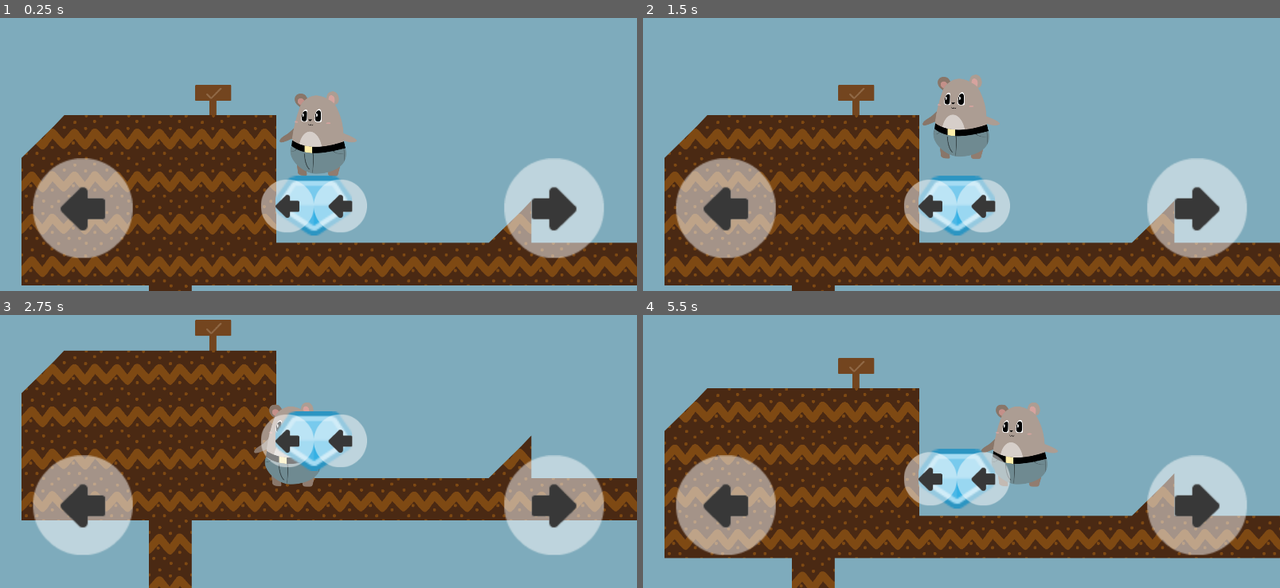
Above: before the commit, frames 1-4 (two rows, left to right).
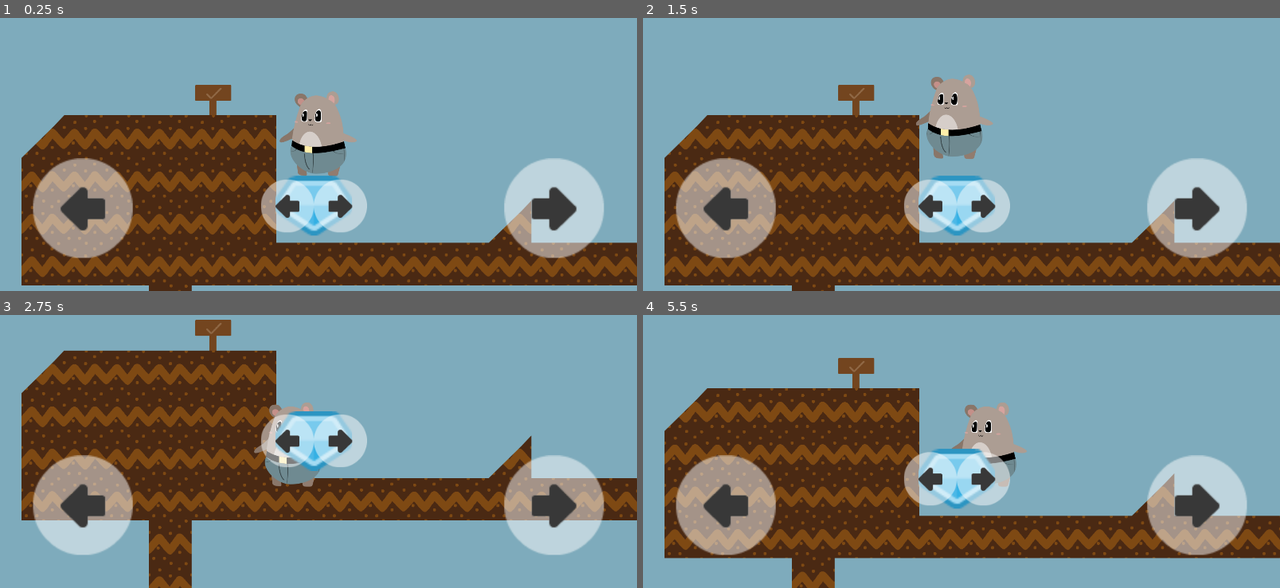
Above: after the commit, the same moments.

Repository: arnaudcoj/buttbutt_adventures
Game: Godot game, scene res://levels/Level1.tscn
Same seed, same stepped clock (60 frames per second), same inputs: the game is played once before the commit and once after it.
Inputs (mouse positions are in pixels of both pictures, inside the frame that each line leads up to):
- Up to frame 1 (0.25 s): no input
- Up to frame 2 (1.5 s): move the mouse to (1101, 94) at 0.52 s; hold Space (ui_select) 0.53-1.28 s; hold Right (right_action) from 0.53 s (still down); click (1101, 94) at 0.67 s; move the mouse to (834, 129) at 1.27 s; tap Space (ui_select) at 1.35 s; click (834, 129) at 1.42 s
- Up to frame 3 (2.75 s): tap Space (ui_select) at 1.52, 1.82 s; move the mouse to (382, 331) at 2.02 s; release Right (right_action) at 2.03 s; hold Left (left_action) from 2.03 s (still down); hold Space (ui_select) from 2.03 s (still down); click (382, 331) at 2.17 s
- Up to frame 4 (5.5 s): move the mouse to (929, 481) at 2.77 s; release Left (left_action) at 2.78 s; release Space (ui_select) at 2.78 s; hold Right (right_action) 2.78-4.28 s; tap Space (ui_select) at 2.85, 3.02, 3.32, 4.35, 4.52, 4.82 s; click (929, 481) at 2.92 s; move the mouse to (1152, 462) at 3.52 s; hold Space (ui_select) 3.53-4.28 s; click (1152, 462) at 3.67 s; move the mouse to (770, 355) at 4.27 s; hold Left (left_action) 4.28-5.03 s; click (770, 355) at 4.42 s; move the mouse to (993, 407) at 5.02 s; hold Right (right_action) from 5.03 s (still down); hold Space (ui_select) from 5.03 s (still down); click (993, 407) at 5.17 s

The runs differ from the first frame. In frame 1, less than 0.1% of the frame differs, in the area x 51-56%, y 65-73%; in frame 2, 1.4%; in frame 3, less than 0.1%; in frame 4, 2.6%, in the area x 48-66%, y 32-65%.
Error before the commit: Parse Error: Invalid export type. Only built-in and native resource types can be exported. (res://GUI/ControlCanvas/ControlButton.gd:5)

Commit message:
story #21 use godot theme resource files to store control sprites

Diff:
--- a/sources/GUI/ControlCanvas/ControlButton.gd
+++ b/sources/GUI/ControlCanvas/ControlButton.gd
@@ -2,7 +2,7 @@
 
 export var action := "ui_select"
 
-export var sprites = {"walk_left": Object(), "walk_right": Object(), "jump": Object()}
+export (Theme) var controls_theme
 
 var touch_id = null
 
@@ -26,4 +26,5 @@
 		Input.action_release(action)
 
 func update_control_icon(new_action):
-	$Control/TextureRect.texture = sprites[new_action]
+	$Control/TextureRect.texture = controls_theme.get_icon(new_action, "controls")
+	#$Control/TextureRect.texture = sprites[new_action]
--- a/sources/GUI/ControlCanvas/ControlButton.tscn
+++ b/sources/GUI/ControlCanvas/ControlButton.tscn
@@ -1,26 +1,10 @@
-[gd_scene load_steps=5 format=2]
+[gd_scene load_steps=2 format=2]
 
 [ext_resource path="res://GUI/ControlCanvas/ControlButton.gd" type="Script" id=1]
-[ext_resource path="res://GUI/sprites/debug/transparentLight/transparentLight22.png" type="Texture" id=2]
-[ext_resource path="res://GUI/sprites/debug/transparentLight/transparentLight23.png" type="Texture" id=3]
-[ext_resource path="res://GUI/sprites/debug/transparentLight/transparentLight43_jump.png" type="Texture" id=4]
 
 [node name="ControlButton" type="Control"]
 self_modulate = Color( 1, 1, 1, 0.0588235 )
-anchor_left = 0.0
-anchor_top = 0.0
 anchor_right = 1.0
 anchor_bottom = 1.0
-rect_pivot_offset = Vector2( 0, 0 )
-rect_clip_content = false
 mouse_filter = 2
-mouse_default_cursor_shape = 0
-size_flags_horizontal = 1
-size_flags_vertical = 1
 script = ExtResource( 1 )
-action = "ui_select"
-sprites = {
-"jump": ExtResource( 4 ),
-"walk_left": ExtResource( 2 ),
-"walk_right": ExtResource( 3 )
-}
--- a/sources/GUI/ControlCanvas/ControlCanvas.gd
+++ b/sources/GUI/ControlCanvas/ControlCanvas.gd
@@ -1,5 +1,13 @@
 extends Control
 
+export (Theme) var controls_theme
+
 func update_controls_icons(left_action, right_action):
+	assert(controls_theme != null)
+	if $LeftControlButton.controls_theme == null:
+		$LeftControlButton.controls_theme = controls_theme
+	if $RightControlButton.controls_theme == null:
+		$RightControlButton.controls_theme = controls_theme
+
 	$LeftControlButton.update_control_icon(left_action)
 	$RightControlButton.update_control_icon(right_action)
--- a/sources/GUI/ControlCanvas/ControlCanvas.tscn
+++ b/sources/GUI/ControlCanvas/ControlCanvas.tscn
@@ -1,35 +1,16 @@
-[gd_scene load_steps=7 format=2]
+[gd_scene load_steps=5 format=2]
 
 [ext_resource path="res://GUI/ControlCanvas/ControlCanvas.gd" type="Script" id=1]
-[ext_resource path="res://GUI/ControlCanvas/LeftControlButton.tscn" type="PackedScene" id=2]
-[ext_resource path="res://GUI/sprites/debug/transparentLight/transparentLight22.png" type="Texture" id=3]
-[ext_resource path="res://GUI/sprites/debug/transparentLight/transparentLight23.png" type="Texture" id=4]
-[ext_resource path="res://GUI/sprites/debug/transparentLight/transparentLight43_jump.png" type="Texture" id=5]
-[ext_resource path="res://GUI/ControlCanvas/RightControlButton.tscn" type="PackedScene" id=6]
+[ext_resource path="res://GUI/sprites/TransparentLightTheme.tres" type="Theme" id=2]
+[ext_resource path="res://GUI/ControlCanvas/LeftControlButton.tscn" type="PackedScene" id=3]
+[ext_resource path="res://GUI/ControlCanvas/RightControlButton.tscn" type="PackedScene" id=4]
 
 [node name="ControlCanvas" type="Control"]
-anchor_left = 0.0
-anchor_top = 0.0
 anchor_right = 1.0
 anchor_bottom = 1.0
-rect_pivot_offset = Vector2( 0, 0 )
-rect_clip_content = false
-mouse_filter = 0
-mouse_default_cursor_shape = 0
-size_flags_horizontal = 1
-size_flags_vertical = 1
 script = ExtResource( 1 )
+controls_theme = ExtResource( 2 )
 
-[node name="LeftControlButton" parent="." instance=ExtResource( 2 )]
-sprites = {
-"jump": ExtResource( 5 ),
-"walk_left": ExtResource( 3 ),
-"walk_right": ExtResource( 4 )
-}
+[node name="LeftControlButton" parent="." instance=ExtResource( 3 )]
 
-[node name="RightControlButton" parent="." instance=ExtResource( 6 )]
-sprites = {
-"jump": ExtResource( 5 ),
-"walk_left": ExtResource( 3 ),
-"walk_right": ExtResource( 4 )
-}
+[node name="RightControlButton" parent="." instance=ExtResource( 4 )]
--- a/sources/GUI/ControlCanvas/LeftControlButton.tscn
+++ b/sources/GUI/ControlCanvas/LeftControlButton.tscn
@@ -1,45 +1,22 @@
-[gd_scene load_steps=5 format=2]
+[gd_scene load_steps=3 format=2]
 
 [ext_resource path="res://GUI/ControlCanvas/ControlButton.tscn" type="PackedScene" id=1]
-[ext_resource path="res://GUI/sprites/debug/transparentLight/transparentLight22.png" type="Texture" id=2]
-[ext_resource path="res://GUI/sprites/debug/transparentLight/transparentLight23.png" type="Texture" id=3]
-[ext_resource path="res://GUI/sprites/debug/transparentLight/transparentLight43_jump.png" type="Texture" id=4]
+[ext_resource path="res://GUI/sprites/debug/transparentLight/transparentLight05.png" type="Texture" id=2]
 
 [node name="LeftControlButton" instance=ExtResource( 1 )]
 anchor_right = 0.5
 action = "left_action"
-sprites = {
-"jump": ExtResource( 4 ),
-"walk_left": ExtResource( 2 ),
-"walk_right": ExtResource( 3 )
-}
 
 [node name="Control" type="Control" parent="." index="0"]
-anchor_left = 0.0
 anchor_top = 1.0
-anchor_right = 0.0
 anchor_bottom = 1.0
 margin_left = 100.0
 margin_top = -400.0
 margin_right = 400.0
 margin_bottom = -100.0
-rect_pivot_offset = Vector2( 0, 0 )
-rect_clip_content = false
-mouse_filter = 0
-mouse_default_cursor_shape = 0
-size_flags_horizontal = 1
-size_flags_vertical = 1
 
 [node name="TextureRect" type="TextureRect" parent="Control" index="0"]
-anchor_left = 0.0
-anchor_top = 0.0
 anchor_right = 1.0
 anchor_bottom = 1.0
-rect_pivot_offset = Vector2( 0, 0 )
-rect_clip_content = false
-mouse_filter = 1
-mouse_default_cursor_shape = 0
-size_flags_horizontal = 1
-size_flags_vertical = 1
 texture = ExtResource( 2 )
 stretch_mode = 6
--- a/sources/GUI/ControlCanvas/RightControlButton.tscn
+++ b/sources/GUI/ControlCanvas/RightControlButton.tscn
@@ -1,18 +1,12 @@
-[gd_scene load_steps=5 format=2]
+[gd_scene load_steps=4 format=2]
 
 [ext_resource path="res://GUI/ControlCanvas/ControlButton.tscn" type="PackedScene" id=1]
-[ext_resource path="res://GUI/sprites/debug/transparentLight/transparentLight22.png" type="Texture" id=2]
-[ext_resource path="res://GUI/sprites/debug/transparentLight/transparentLight23.png" type="Texture" id=3]
-[ext_resource path="res://GUI/sprites/debug/transparentLight/transparentLight43_jump.png" type="Texture" id=4]
+[ext_resource path="res://GUI/sprites/TransparentLightTheme.tres" type="Theme" id=2]
+[ext_resource path="res://GUI/sprites/debug/transparentLight/transparentLight05.png" type="Texture" id=3]
 
 [node name="ControlButton" instance=ExtResource( 1 )]
 anchor_left = 0.5
 action = "right_action"
-sprites = {
-"jump": ExtResource( 4 ),
-"walk_left": ExtResource( 2 ),
-"walk_right": ExtResource( 3 )
-}
 
 [node name="Control" type="Control" parent="." index="0"]
 anchor_left = 1.0
@@ -23,23 +17,10 @@
 margin_top = -400.0
 margin_right = -100.0
 margin_bottom = -100.0
-rect_pivot_offset = Vector2( 0, 0 )
-rect_clip_content = false
-mouse_filter = 0
-mouse_default_cursor_shape = 0
-size_flags_horizontal = 1
-size_flags_vertical = 1
 
 [node name="TextureRect" type="TextureRect" parent="Control" index="0"]
-anchor_left = 0.0
-anchor_top = 0.0
 anchor_right = 1.0
 anchor_bottom = 1.0
-rect_pivot_offset = Vector2( 0, 0 )
-rect_clip_content = false
-mouse_filter = 1
-mouse_default_cursor_shape = 0
-size_flags_horizontal = 1
-size_flags_vertical = 1
+theme = ExtResource( 2 )
 texture = ExtResource( 3 )
 stretch_mode = 6
--- /dev/null
+++ b/sources/GUI/sprites/TransparentLightTheme.tres
@@ -0,0 +1,10 @@
+[gd_resource type="Theme" load_steps=4 format=2]
+
+[ext_resource path="res://GUI/sprites/debug/transparentLight/transparentLight43_jump.png" type="Texture" id=1]
+[ext_resource path="res://GUI/sprites/debug/transparentLight/transparentLight22.png" type="Texture" id=2]
+[ext_resource path="res://GUI/sprites/debug/transparentLight/transparentLight23.png" type="Texture" id=3]
+
+[resource]
+controls/icons/jump = ExtResource( 1 )
+controls/icons/walk_left = ExtResource( 2 )
+controls/icons/walk_right = ExtResource( 3 )
--- a/sources/levels/ControlsChanger.gd
+++ b/sources/levels/ControlsChanger.gd
@@ -3,13 +3,11 @@
 export var left_action := "walk_left"
 export var right_action := "walk_right"
 
-export var sprites = {"walk_left": Object(), "walk_right": Object(), "jump": Object()}
+export (Theme) var controls_theme
 
 func _ready():
 	update_indicators()
 
 func update_indicators():
-	if sprites.has(left_action):
-		$LeftActionIndicator/Sprite.texture = sprites[left_action]
-	if sprites.has(right_action):
-		$RightActionIndicator/Sprite.texture = sprites[right_action]
+	$LeftActionIndicator/Sprite.texture = controls_theme.get_icon(left_action, "controls")
+	$RightActionIndicator/Sprite.texture = controls_theme.get_icon(right_action, "controls")
--- a/sources/levels/ControlsChanger.tscn
+++ b/sources/levels/ControlsChanger.tscn
@@ -1,38 +1,22 @@
-[gd_scene load_steps=7 format=2]
+[gd_scene load_steps=6 format=2]
 
 [ext_resource path="res://levels/ControlsChanger.gd" type="Script" id=1]
-[ext_resource path="res://GUI/sprites/debug/transparentLight/transparentLight22.png" type="Texture" id=2]
-[ext_resource path="res://GUI/sprites/debug/transparentLight/transparentLight23.png" type="Texture" id=3]
-[ext_resource path="res://GUI/sprites/debug/transparentLight/transparentLight43_jump.png" type="Texture" id=4]
-[ext_resource path="res://levels/debug/hud_gem_blue.png" type="Texture" id=5]
+[ext_resource path="res://GUI/sprites/TransparentLightTheme.tres" type="Theme" id=2]
+[ext_resource path="res://levels/debug/hud_gem_blue.png" type="Texture" id=3]
+[ext_resource path="res://GUI/sprites/debug/transparentLight/transparentLight26.png" type="Texture" id=4]
 
 [sub_resource type="CircleShape2D" id=1]
-
-custom_solver_bias = 0.0
 radius = 66.764
 
 [node name="ControlsChanger" type="Area2D" groups=[
 "controls",
 ]]
-input_pickable = true
-gravity_vec = Vector2( 0, 1 )
-gravity = 98.0
-linear_damp = 0.1
-angular_damp = 1.0
-audio_bus_override = false
-audio_bus_name = "Master"
 script = ExtResource( 1 )
-left_action = "walk_left"
-right_action = "walk_right"
-sprites = {
-"jump": ExtResource( 4 ),
-"walk_left": ExtResource( 2 ),
-"walk_right": ExtResource( 3 )
-}
+controls_theme = ExtResource( 2 )
 
 [node name="Sprite" type="Sprite" parent="."]
 scale = Vector2( 5, 5 )
-texture = ExtResource( 5 )
+texture = ExtResource( 3 )
 
 [node name="CollisionShape2D" type="CollisionShape2D" parent="."]
 shape = SubResource( 1 )
@@ -42,11 +26,11 @@
 scale = Vector2( 2, 2 )
 
 [node name="Sprite" type="Sprite" parent="LeftActionIndicator"]
-texture = ExtResource( 2 )
+texture = ExtResource( 4 )
 
 [node name="RightActionIndicator" type="Node2D" parent="."]
 position = Vector2( 80, 0 )
 scale = Vector2( 2, 2 )
 
 [node name="Sprite" type="Sprite" parent="RightActionIndicator"]
-texture = ExtResource( 2 )
+texture = ExtResource( 4 )
--- a/sources/levels/DebugLevel.tscn
+++ b/sources/levels/DebugLevel.tscn
@@ -7,9 +7,6 @@
 [ext_resource path="res://levels/DeathZone.tscn" type="PackedScene" id=5]
 [ext_resource path="res://levels/GoalZone.tscn" type="PackedScene" id=6]
 [ext_resource path="res://levels/ControlsChanger.tscn" type="PackedScene" id=7]
-[ext_resource path="res://GUI/sprites/debug/transparentLight/transparentLight43_jump.png" type="Texture" id=8]
-[ext_resource path="res://GUI/sprites/debug/transparentLight/transparentLight22.png" type="Texture" id=9]
-[ext_resource path="res://GUI/sprites/debug/transparentLight/transparentLight23.png" type="Texture" id=10]
 
 [sub_resource type="RectangleShape2D" id=1]
 extents = Vector2( 6441.5, 460.863 )
@@ -58,18 +55,8 @@
 [node name="ControlsChanger1" parent="ControlsChangers" index="0" instance=ExtResource( 7 )]
 position = Vector2( 1337.47, 648.906 )
 left_action = "jump"
-sprites = {
-"jump": ExtResource( 8 ),
-"walk_left": ExtResource( 9 ),
-"walk_right": ExtResource( 10 )
-}
 
 [node name="ControlsChanger2" parent="ControlsChangers" index="1" instance=ExtResource( 7 )]
 position = Vector2( 4534.69, 1177.01 )
 right_action = "jump"
-sprites = {
-"jump": ExtResource( 8 ),
-"walk_left": ExtResource( 9 ),
-"walk_right": ExtResource( 10 )
-}
 [connection signal="controls" from="ButtButt" to="CanvasLayer/ControlCanvas" method="update_controls_icons"]
--- a/sources/levels/Level1.tscn
+++ b/sources/levels/Level1.tscn
@@ -7,9 +7,6 @@
 [ext_resource path="res://levels/DeathZone.tscn" type="PackedScene" id=5]
 [ext_resource path="res://levels/GoalZone.tscn" type="PackedScene" id=6]
 [ext_resource path="res://levels/ControlsChanger.tscn" type="PackedScene" id=7]
-[ext_resource path="res://GUI/sprites/debug/transparentLight/transparentLight43_jump.png" type="Texture" id=8]
-[ext_resource path="res://GUI/sprites/debug/transparentLight/transparentLight22.png" type="Texture" id=9]
-[ext_resource path="res://GUI/sprites/debug/transparentLight/transparentLight23.png" type="Texture" id=10]
 
 [sub_resource type="RectangleShape2D" id=1]
 extents = Vector2( 6441.5, 460.863 )
@@ -51,72 +48,32 @@
 
 [node name="ControlsChanger1" parent="ControlsChangers" index="0" instance=ExtResource( 7 )]
 position = Vector2( 241, 528.484 )
-sprites = {
-"jump": ExtResource( 8 ),
-"walk_left": ExtResource( 9 ),
-"walk_right": ExtResource( 10 )
-}
 
 [node name="ControlsChanger2" parent="ControlsChangers" index="1" instance=ExtResource( 7 )]
 position = Vector2( 1730.42, 1193.97 )
 right_action = "jump"
-sprites = {
-"jump": ExtResource( 8 ),
-"walk_left": ExtResource( 9 ),
-"walk_right": ExtResource( 10 )
-}
 
 [node name="ControlsChanger3" parent="ControlsChangers" index="2" instance=ExtResource( 7 )]
 position = Vector2( -181.992, 2346.35 )
 left_action = "jump"
-sprites = {
-"jump": ExtResource( 8 ),
-"walk_left": ExtResource( 9 ),
-"walk_right": ExtResource( 10 )
-}
 
 [node name="ControlsChanger8" parent="ControlsChangers" index="3" instance=ExtResource( 7 )]
 position = Vector2( 1112.71, 2483.67 )
 left_action = "jump"
-sprites = {
-"jump": ExtResource( 8 ),
-"walk_left": ExtResource( 9 ),
-"walk_right": ExtResource( 10 )
-}
 
 [node name="ControlsChanger4" parent="ControlsChangers" index="4" instance=ExtResource( 7 )]
 position = Vector2( 2212.11, 2208.04 )
 right_action = "jump"
-sprites = {
-"jump": ExtResource( 8 ),
-"walk_left": ExtResource( 9 ),
-"walk_right": ExtResource( 10 )
-}
 
 [node name="ControlsChanger5" parent="ControlsChangers" index="5" instance=ExtResource( 7 )]
 position = Vector2( 1621.61, 2083.63 )
 left_action = "jump"
-sprites = {
-"jump": ExtResource( 8 ),
-"walk_left": ExtResource( 9 ),
-"walk_right": ExtResource( 10 )
-}
 
 [node name="ControlsChanger6" parent="ControlsChangers" index="6" instance=ExtResource( 7 )]
 position = Vector2( 2224.78, 1574.25 )
 right_action = "jump"
-sprites = {
-"jump": ExtResource( 8 ),
-"walk_left": ExtResource( 9 ),
-"walk_right": ExtResource( 10 )
-}
 
 [node name="ControlsChanger7" parent="ControlsChangers" index="7" instance=ExtResource( 7 )]
 position = Vector2( -2621.12, 1181.78 )
 left_action = "jump"
-sprites = {
-"jump": ExtResource( 8 ),
-"walk_left": ExtResource( 9 ),
-"walk_right": ExtResource( 10 )
-}
 [connection signal="controls" from="ButtButt" to="CanvasLayer/ControlCanvas" method="update_controls_icons"]
Not shown: 1 places in sources/levels/DebugLevel.tscn that only renumber resources
Not shown: 1 places in sources/levels/Level1.tscn that only renumber resources
